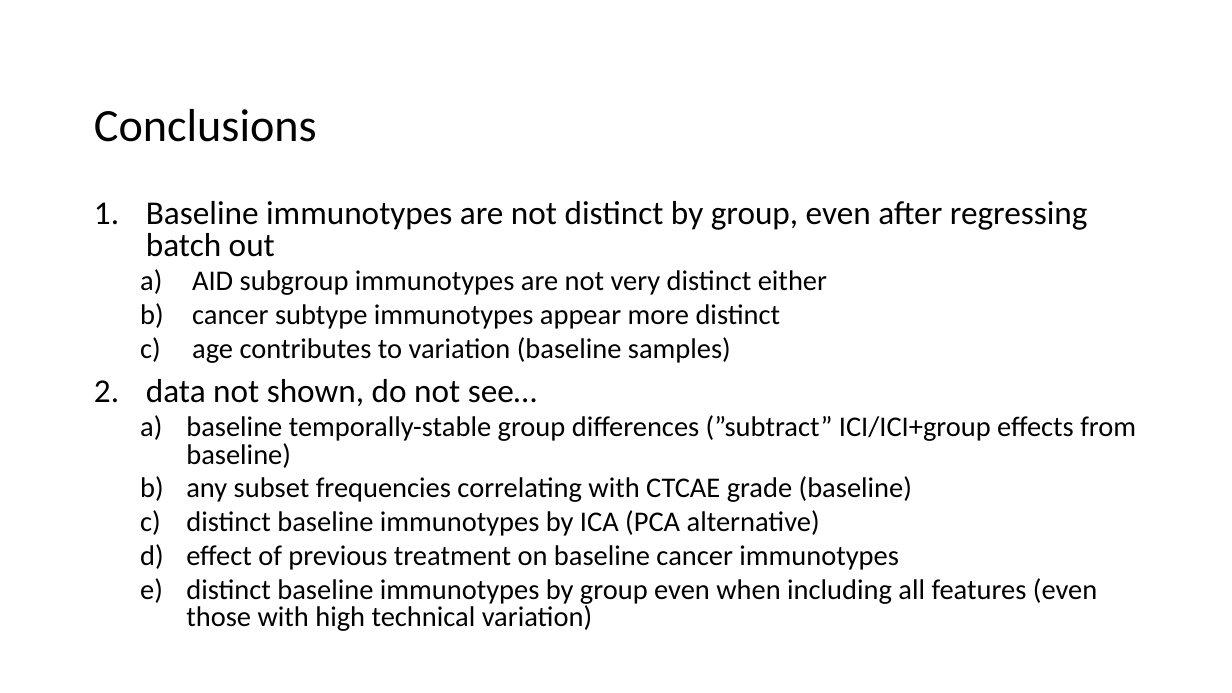
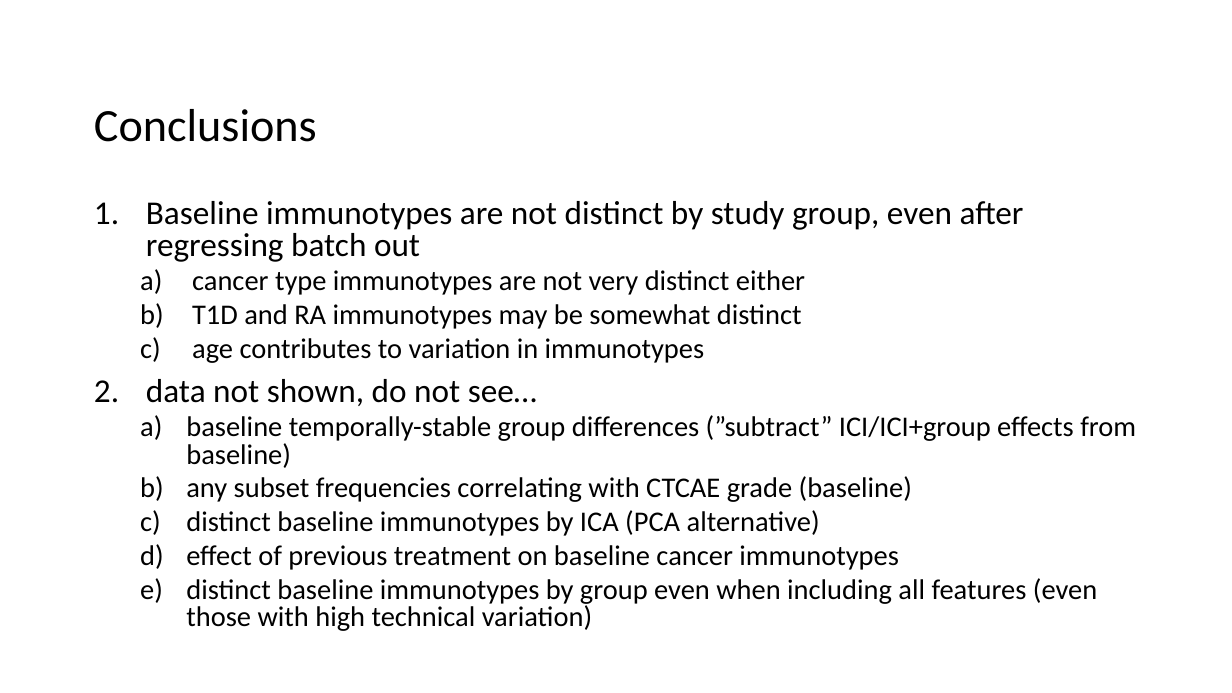
Before and after one commit to tybottorff/bottorffdocs, a slide deck: slide 8 of presentations/NCI_talks/2024_10_23.pptx (slide 9 before the commit). Drawn at 1232x693 pixels with LibreOffice and Linux fonts; fonts in the diff are those of the drawing. Boxes give left, top, right and bottom in pixels: in the first picture for what was removed or moved away, otherwise in the second. Text is boxed around its words. In the diff, an @@ line names an element or a change of style, - is before the commit and + after.

Commit message:
Update NCI slides

```diff
--- a/presentations/NCI_talks/2024_10_23.pptx
+++ b/presentations/NCI_talks/2024_10_23.pptx
@@ text at box(146, 201, 1024, 363): text changed @@
-1. Baseline immunotypes are not distinct by group, even after regressing batch out
-  a) AID subgroup immunotypes are not very distinct either
-  b) cancer subtype immunotypes appear more distinct
-  c) age contributes to variation (baseline samples)
+1. Baseline immunotypes are not distinct by study group, even after regressing batch out
+  a) cancer type immunotypes are not very distinct either
+  b) T1D and RA immunotypes may be somewhat distinct
+  c) age contributes to variation in immunotypes
```
Also in this commit, not shown: 5 other slides changed, 2 slides added, 4 slides removed.
